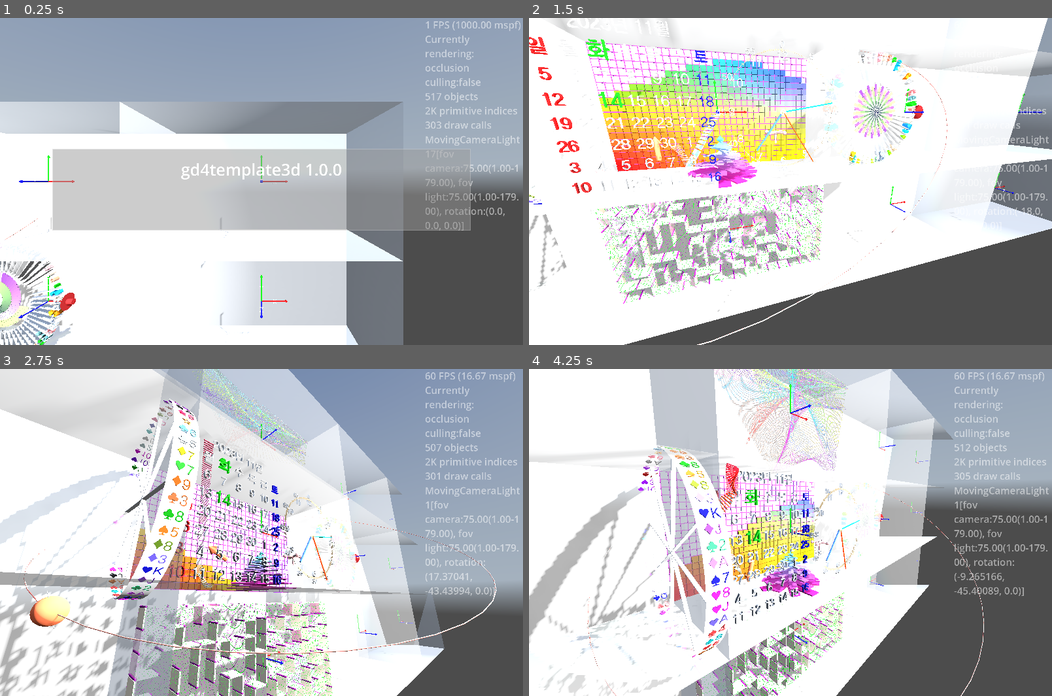
Above: before the commit, frames 1-4 (two rows, left to right).
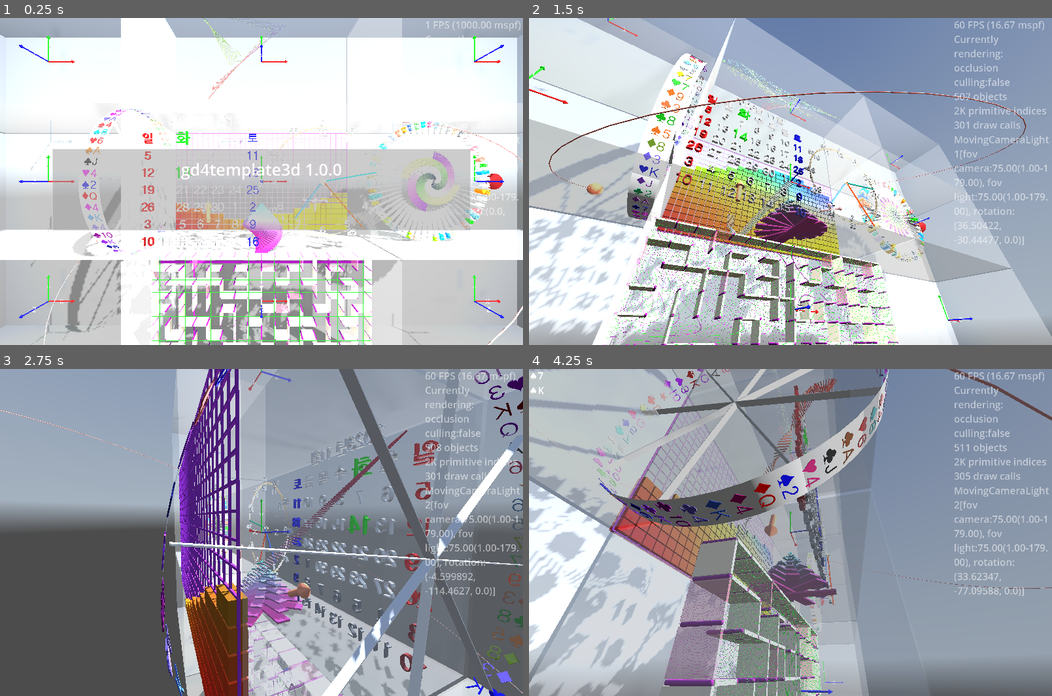
Above: after the commit, the same moments.

Repository: kasworld/gd4template3d
Game: Godot game, scene res://main.tscn
The game is run twice, just before and just after one commit, with the same random seed, the same clock (stepped at 60 frames per second) and the same inputs. A sky picture missing from this copy of the repository is replaced by a grey-blue gradient.
Inputs (mouse positions are in pixels of both pictures, inside the frame that each line leads up to):
- Up to frame 1 (0.25 s): no input
- Up to frame 2 (1.5 s): tap Enter at 0.5 s; move the mouse to (905, 165) at 0.52 s; hold Right 0.53-1.28 s; tap Q at 0.6 s; click (905, 165) at 0.67 s; move the mouse to (685, 197) at 1.27 s; hold Down from 1.28 s (still down); tap E at 1.35 s
- Up to frame 3 (2.75 s): move the mouse to (313, 460) at 2.02 s; release Down at 2.03 s; hold Right from 2.03 s (still down); tap Enter at 2.1 s
- Up to frame 4 (4.25 s): move the mouse to (764, 597) at 2.77 s; release Right at 2.78 s; hold Up 2.78-3.53 s; tap Q at 2.85 s; click (764, 597) at 2.92 s; move the mouse to (947, 581) at 3.52 s; hold Left from 3.53 s (still down); tap E at 3.6 s

The runs differ from the first frame. In frame 1, 72% of the frame differs, in the area x 0-100%, y 0-100%; in frame 2, 86%; in frame 3, 84%; in frame 4, 93%.

Commit message:
add glass_cabinet_demo

Diff:
--- a/glass_cabinet/glass_cabinet.gd
+++ b/glass_cabinet/glass_cabinet.gd
@@ -5,6 +5,14 @@
 	$WallBox.mesh.size = box_size
 	$FixedCameraLight.set_center_pos_far(Vector3.ZERO, 	Vector3(0, 0, box_size.z*2), box_size.length()*2)
 	$AxisArrow3D.set_size(box_size.length()/10).set_colors()
+	return self
+
+func show_axis_arrow(b :bool) -> GlassCabinet:
+	$AxisArrow3D.visible = b
+	return self
+
+func show_wall_box(b :bool) -> GlassCabinet:
+	$WallBox.visible = b
 	return self
 
 func set_box_color(co :Color) -> GlassCabinet:
--- a/glass_cabinet/glass_cabinet.tscn
+++ b/glass_cabinet/glass_cabinet.tscn
@@ -7,7 +7,7 @@
 [sub_resource type="StandardMaterial3D" id="StandardMaterial3D_ig7tw"]
 resource_local_to_scene = true
 transparency = 1
-albedo_color = Color(1, 1, 1, 0.5019608)
+albedo_color = Color(1, 1, 1, 0.31764707)
 
 [sub_resource type="BoxMesh" id="BoxMesh_nkhty"]
 resource_local_to_scene = true
--- a/main.gd
+++ b/main.gd
@@ -69,9 +69,8 @@
 	$FixedCameraLight.set_center_pos_far(Vector3.ZERO, 	Vector3(0, 0, WorldSize.z*2), WorldSize.length()*2)
 	$MovingCameraLightHober.set_center_pos_far( Vector3.ZERO, Vector3(0, 0, WorldSize.z), WorldSize.length()*2)
 	$MovingCameraLightAround.set_center_pos_far( Vector3.ZERO, Vector3(0, 0, WorldSize.z), WorldSize.length()*2)
-	$AxisArrow3D.set_size(10).set_colors()
-
-	wallbox_demo(Vector3.ZERO)
+
+	glass_cabinet_demo()
 	bartree_demo(Vector3(0, -WorldSize.y/2, 0 ))
 	wirenet_demo(Vector3(-WorldSize.x/2, -WorldSize.y/2, -WorldSize.z/2))
 	wavegauge_demo(Vector3(0, 0 , -WorldSize.z/2))
@@ -85,14 +84,7 @@
 	maze3d_demo( Vector3(0, -WorldSize.y ,0) )
 	reel_demo(Vector3( -WorldSize.x/2*1.1 , 0, 0))
 	wheel_demo(Vector3( WorldSize.x/2+WorldSize.y/2 , 0,0))
-
-	for x in range(-2,3):
-		for y in range(-1,2):
-			var gc :GlassCabinet = preload("res://glass_cabinet/glass_cabinet.tscn").instantiate(
-				).init(WorldSize)
-			add_child(gc)
-			gc.position = Vector3(WorldSize.x*x , WorldSize.y*y, 0)
-
+	$FixedCameraLight.make_current()
 
 	main_animation.animation_ended.connect(main_animation_ended)
 	start_all_animation()
@@ -160,11 +152,14 @@
 	$WireNet.init_wire_net(Vector2(WorldSize.x,WorldSize.y), Vector2i(grid_size.x+1,grid_size.y+1), WorldSize.x/grid_size.x/10, random_color())
 	$WireNet.position = base_pos
 
-
-func wallbox_demo(base_pos :Vector3 = Vector3.ZERO) -> void:
-	$WallBox.mesh.size = WorldSize
-	$WallBox.position = base_pos
-	$WallBox.mesh.material.albedo_color = Color(Color.WHITE, 0.5)
+func glass_cabinet_demo() -> void:
+	for x in range(-1,2):
+		for y in range(-1,2):
+			var gc :GlassCabinet = preload("res://glass_cabinet/glass_cabinet.tscn").instantiate(
+				).init(WorldSize - Vector3(1,1,1) )
+			add_child(gc)
+			gc.position = Vector3(WorldSize.x*x , WorldSize.y*y, 0)
+
 
 func maze3d_demo(base_pos :Vector3 = Vector3.ZERO) -> void:
 	var ms := Maze3DSetting.new_default()
--- a/main.tscn
+++ b/main.tscn
@@ -1,8 +1,7 @@
-[gd_scene load_steps=27 format=3 uid="uid://c6maulcewyhy5"]
+[gd_scene load_steps=24 format=3 uid="uid://c6maulcewyhy5"]
 
 [ext_resource type="Script" uid="uid://bgj25qi5j8dgh" path="res://main.gd" id="1_ig7tw"]
 [ext_resource type="Environment" uid="uid://dq6rkclkoup3n" path="res://skymap/skymap.tres" id="3_h2yge"]
-[ext_resource type="PackedScene" uid="uid://dl14flc0fkeyt" path="res://axis_arrow3d/axis_arrow_3d.tscn" id="4_1bvp3"]
 [ext_resource type="PackedScene" uid="uid://bdycgvb1g25w" path="res://maze_3d/maze_3d.tscn" id="5_7mycd"]
 [ext_resource type="PackedScene" uid="uid://c6cct2gj2a3im" path="res://timed_message/timed_message.tscn" id="5_lquwl"]
 [ext_resource type="PackedScene" uid="uid://c8npqlgeyy3xa" path="res://arrow3d/arrow_3d.tscn" id="6_7mycd"]
@@ -27,13 +26,6 @@
 [sub_resource type="Theme" id="Theme_7mycd"]
 resource_local_to_scene = true
 default_font = SubResource("SystemFont_bejao")
-
-[sub_resource type="StandardMaterial3D" id="StandardMaterial3D_ig7tw"]
-transparency = 1
-
-[sub_resource type="BoxMesh" id="BoxMesh_ig7tw"]
-material = SubResource("StandardMaterial3D_ig7tw")
-flip_faces = true
 
 [sub_resource type="MultiMesh" id="MultiMesh_ycdy4"]
 resource_local_to_scene = true
@@ -76,12 +68,6 @@
 self_modulate = Color(1, 1, 1, 0.498039)
 theme = SubResource("Theme_7mycd")
 
-[node name="Camera3D" type="Camera3D" parent="."]
-transform = Transform3D(1, 0, 0, 0, 1, 0, 0, 0, 1, 0, 10, 0)
-visible = false
-keep_aspect = 0
-fov = 90.0
-
 [node name="OmniLight3D" type="OmniLight3D" parent="."]
 transform = Transform3D(1, 0, 0, 0, 1, 0, 0, 0, 1, 10, 5, 15)
 shadow_enabled = true
@@ -104,11 +90,6 @@
 
 [node name="WorldEnvironment" type="WorldEnvironment" parent="."]
 environment = ExtResource("3_h2yge")
-
-[node name="WallBox" type="MeshInstance3D" parent="."]
-mesh = SubResource("BoxMesh_ig7tw")
-
-[node name="AxisArrow3D" parent="." instance=ExtResource("4_1bvp3")]
 
 [node name="Maze3D" parent="." instance=ExtResource("5_7mycd")]
 
